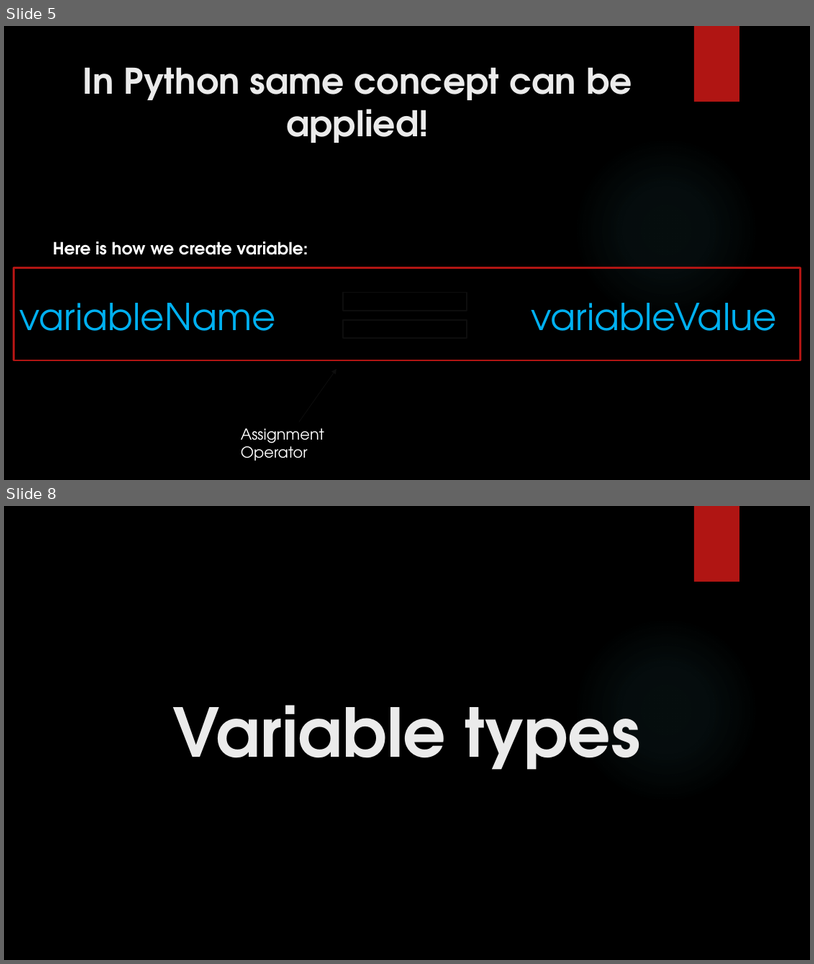
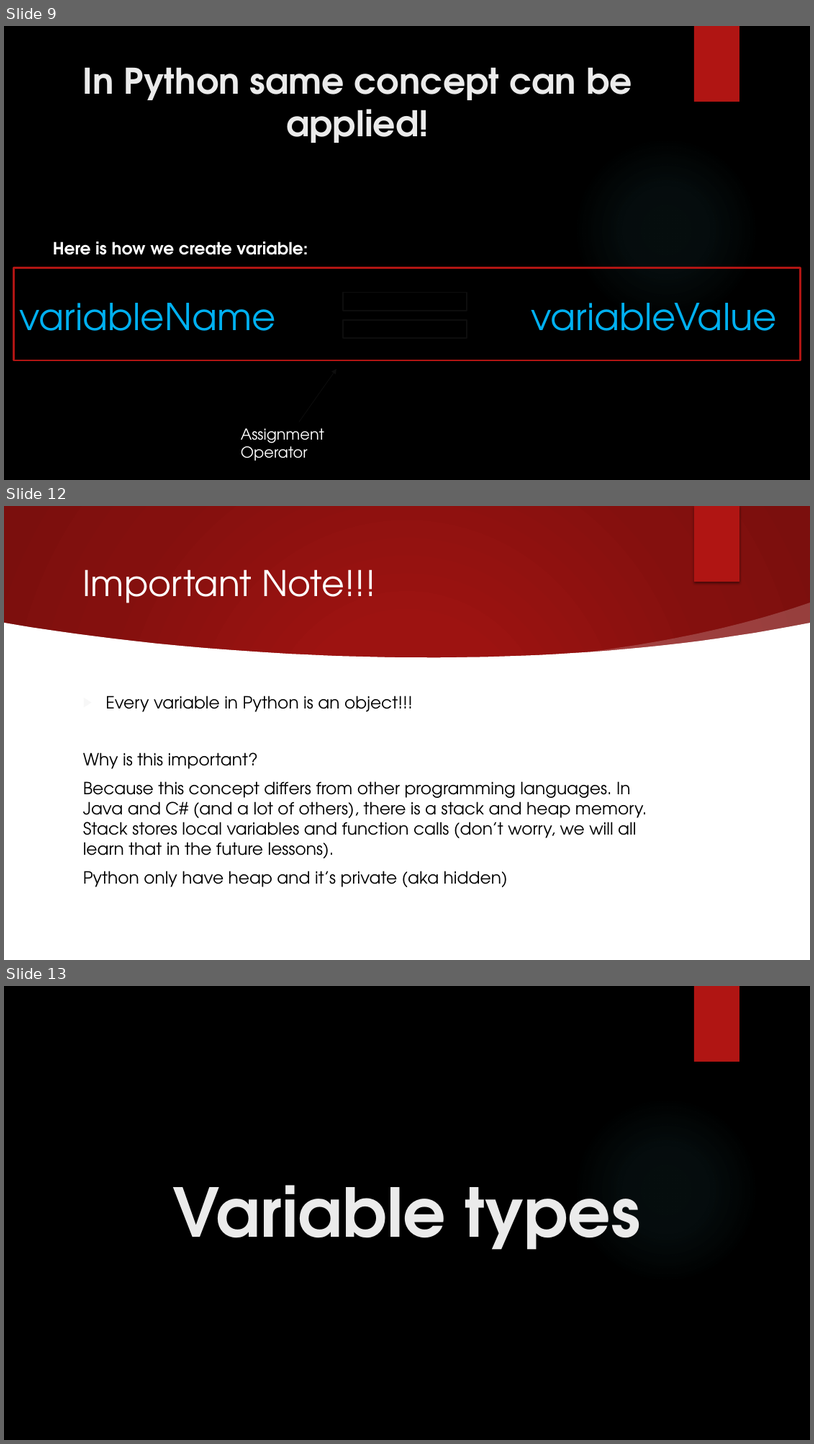
Before and after one commit to D-Voronkov-Official/Learning-Python, a slide deck: Presentations/Variables.pptx. Shown one above the other, each under a label of ours: slides 5 and 8 before the commit, slides 9, 12 and 13 after it; the slides between them are not shown. The pictures are 814x964 and 814x1444 pixels, drawn with LibreOffice and Linux fonts; fonts in the diff are those of the drawing; background and template pictures are left out. Boxes give left, top, right and bottom in pixels: in the first picture for what was removed or moved away, otherwise in the second. Text is boxed around its words. In the diff, an @@ line names an element or a change of style, - is before the commit and + after.

Commit message:
Added Python advantages and explanation of what function is

```diff
--- a/Presentations/Variables.pptx
+++ b/Presentations/Variables.pptx
@@ slide 12 added at <box>4,506,810,960</box>, background #FFFFFF @@
@@ rectangle added at <box>4,506,810,960</box>, fill gradient #9D1311 to #84100E to #7B0F0D @@
@@ rectangle added at <box>694,506,740,582</box>, fill #B01513 @@
@@ title added at <box>83,569,376,603</box>, 42 pt, text #FFFFFF @@
+Important Note!!!
@@ freeform shape added at <box>581,602,810,657</box>, fill #FFFFFF at 20% opacity @@
@@ freeform shape added at <box>4,623,810,960</box>, fill #FFFFFF @@
@@ ellipse added at <box>574,617,759,803</box>, fill gradient #F3F3F3 @@
@@ text added at <box>83,695,647,887</box>, 20 pt, text #000000 @@
+▶ Every variable in Python is an object!!!
+Why is this important?
+Because this concept differs from other programming languages. In Java and C# (and a lot of others), there is a stack and heap memory. Stack stores local variables and function calls (don’t worry, we will all learn that in the future lessons).
+Python only have heap and it’s private (aka hidden)
@@ what was slide 5 is now slide 9 @@
@@ what was slide 8 is now slide 13 @@
```
Also in this commit, not shown: 2 slides changed, 6 other slides added.
